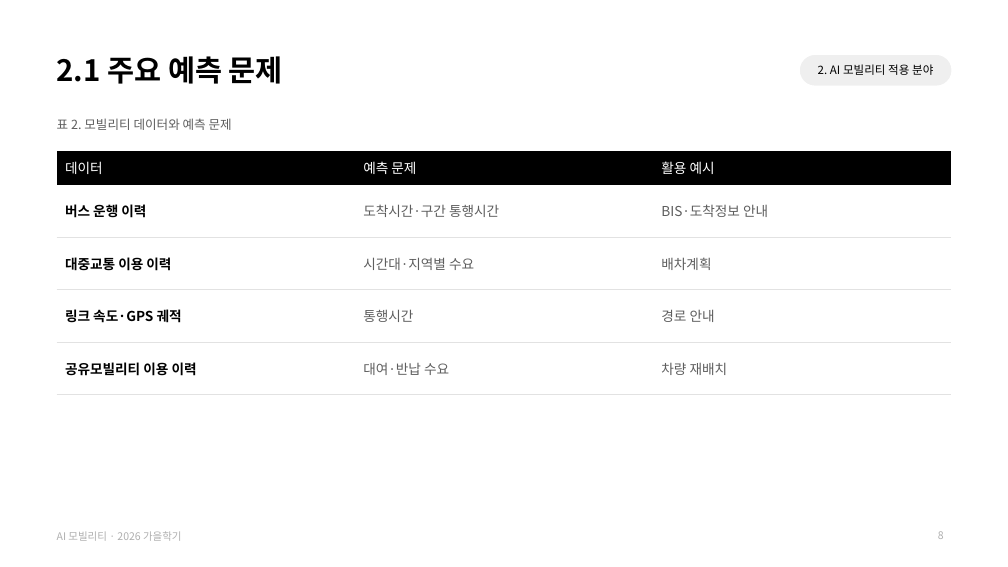
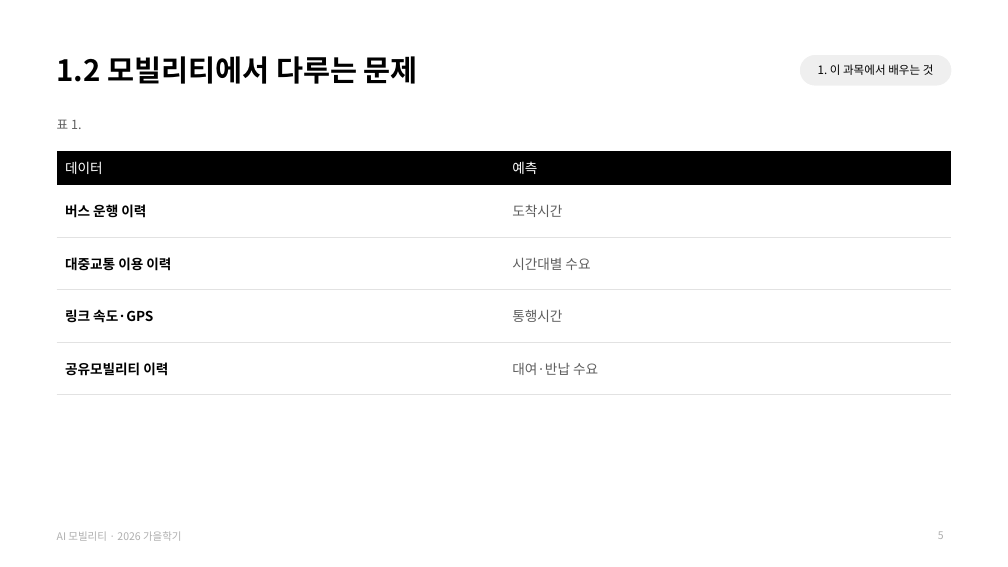
Before and after one commit to jihoyeo/ai-mobility, a slide deck: slide 5 of slides/week01/AI모빌리티_01_오리엔테이션.pptx (slide 8 before the commit). Drawn at 1008x567 pixels with LibreOffice and Linux fonts; fonts in the diff are those of the drawing. Boxes give left, top, right and bottom in pixels: in the first picture for what was removed or moved away, otherwise in the second. Text is boxed around its words. In the diff, an @@ line names an element or a change of style, - is before the commit and + after.

```diff
--- a/slides/week01/AI모빌리티_01_오리엔테이션.pptx
+++ b/slides/week01/AI모빌리티_01_오리엔테이션.pptx
@@ title at bbox=[57, 56, 418, 84]: text changed @@
-2.1 주요 예측 문제
+1.2 모빌리티에서 다루는 문제
@@ text at bbox=[818, 64, 934, 75]: text changed @@
-2. AI 모빌리티 적용 분야
+1. 이 과목에서 배우는 것
@@ text at bbox=[57, 119, 81, 129]: text changed @@
-표 2. 모빌리티 데이터와 예측 문제
+표 1.
@@ table at bbox=[57, 151, 952, 395] @@
-column 1: 데이터 | 버스 운행 이력 | 대중교통 이용 이력 | 링크 속도·GPS 궤적 | 공유모빌리티 이용 이력
-column 2: 예측 문제 | 도착시간·구간 통행시간 | 시간대·지역별 수요 | 통행시간 | 대여·반납 수요
-column 3: 활용 예시 | BIS·도착정보 안내 | 배차계획 | 경로 안내 | 차량 재배치
+column 1: 데이터 | 버스 운행 이력 | 대중교통 이용 이력 | 링크 속도·GPS | 공유모빌리티 이력
+column 2: 예측 | 도착시간 | 시간대별 수요 | 통행시간 | 대여·반납 수요
```
Also in this commit, not shown: 13 other slides changed, 2 slides added, 12 slides removed, 20 other files.
